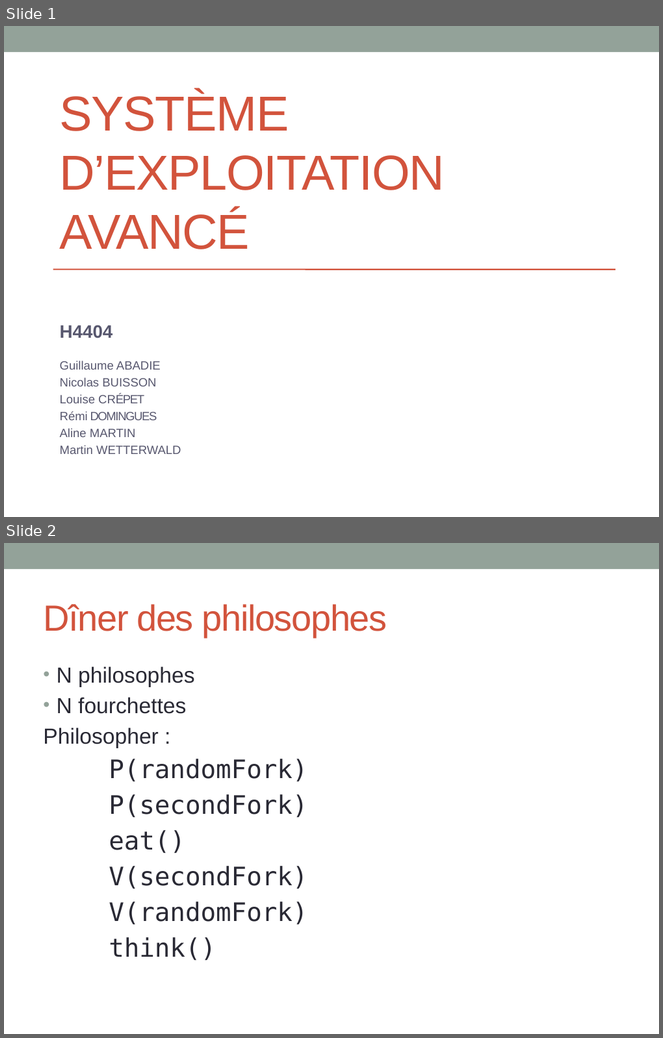
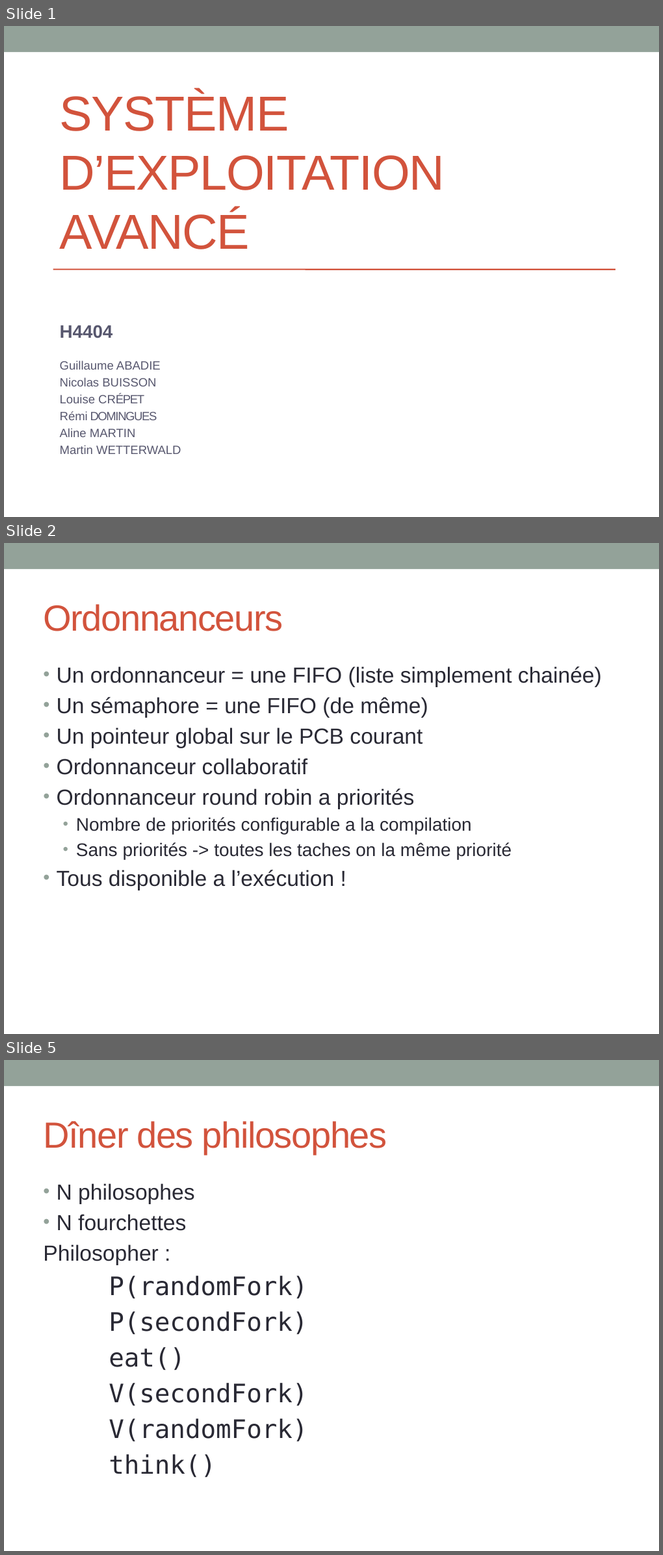
Before and after one commit to INSA-4IF-H4404-2013-2014/RaspiKernel, a slide deck: presentation.pptx. Shown one above the other, each under a label of ours: slides 1 and 2 before the commit, slides 1, 2 and 5 after it; the slides between them are not shown. The pictures are 663x1038 and 663x1555 pixels, drawn with LibreOffice and Linux fonts; fonts in the diff are those of the drawing. Boxes give left, top, right and bottom in pixels: in the first picture for what was removed or moved away, otherwise in the second. Text is boxed around its words. In the diff, an @@ line names an element or a change of style, - is before the commit and + after.

```diff
--- a/presentation.pptx
+++ b/presentation.pptx
@@ slide 2 added at [4, 543, 659, 1034], background #FFFFFF; not listed: 1 template element that a slide beside it also shows @@
@@ title added at [43, 604, 283, 631], 40 pt, text #D2533C @@
+Ordonnanceurs
@@ text added at [57, 667, 602, 891], 24 pt, text #292934 @@
+• Un ordonnanceur = une FIFO (liste simplement chainée)
+• Un sémaphore = une FIFO (de même)
+• Un pointeur global sur le PCB courant
+• Ordonnanceur collaboratif
+• Ordonnanceur round robin a priorités
+  • Nombre de priorités configurable a la compilation
+  • Sans priorités -> toutes les taches on la même priorité
+• Tous disponible a l’exécution !
@@ what was slide 2 is now slide 5 @@
```
Also in this commit, not shown: 2 other slides added.
